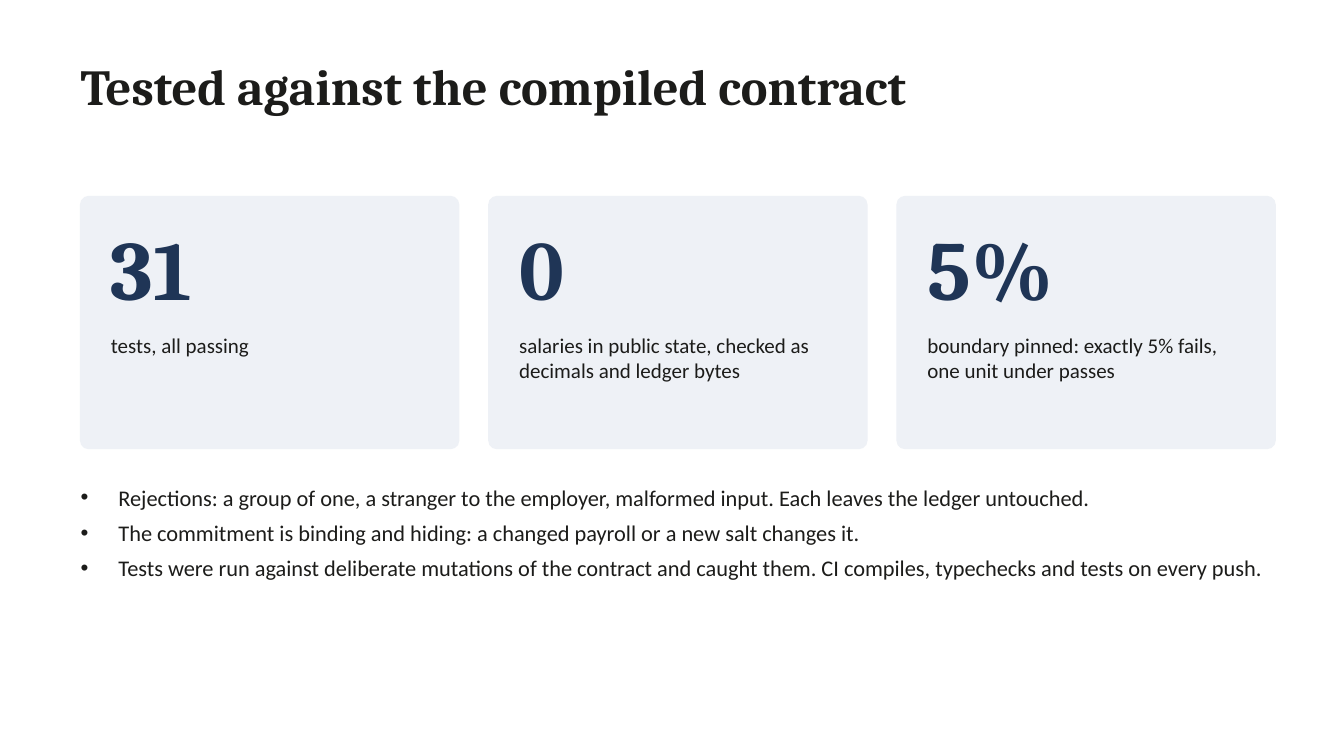
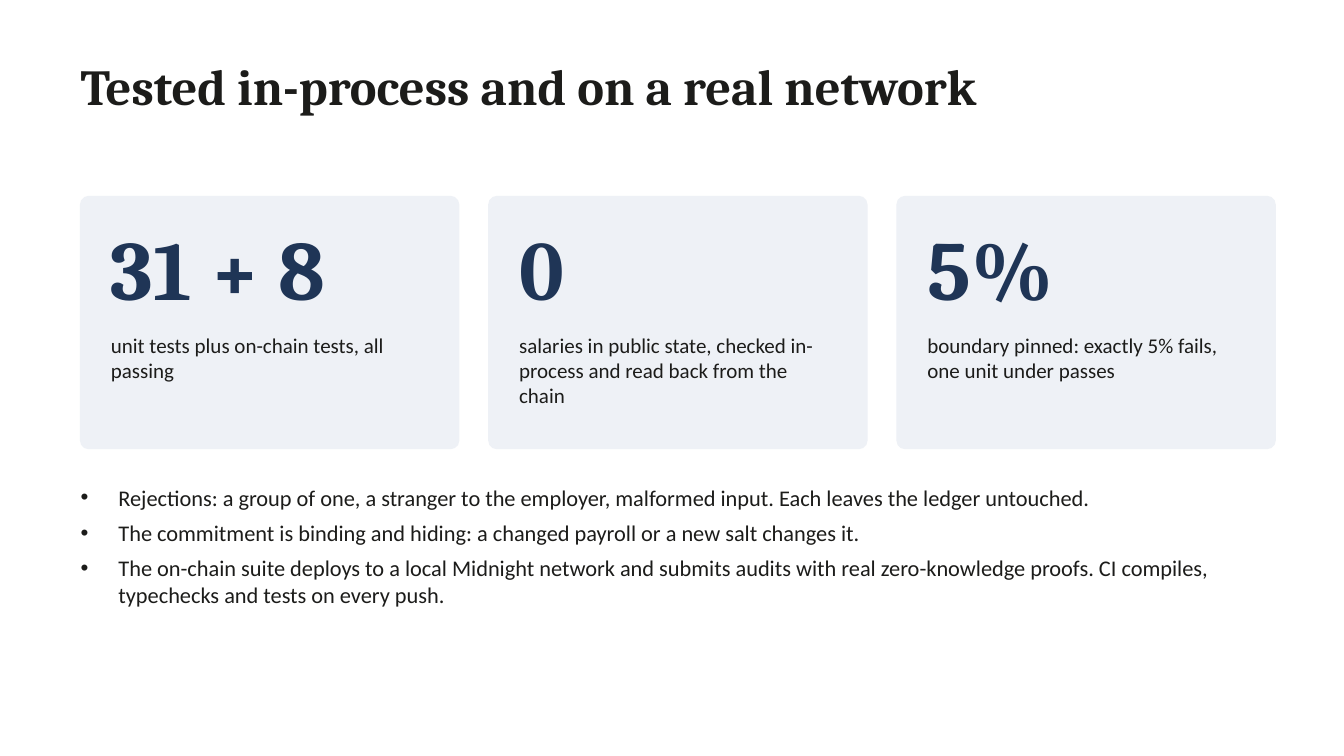
Before and after one commit to 56steve/pay-parity, a slide deck: slide 6 of docs/pay-parity-deck.pptx. Drawn at 1344x756 pixels with LibreOffice and Linux fonts; fonts in the diff are those of the drawing. Boxes give left, top, right and bottom in pixels: in the first picture for what was removed or moved away, otherwise in the second. Text is boxed around its words. In the diff, an @@ line names an element or a change of style, - is before the commit and + after.

```diff
--- a/docs/pay-parity-deck.pptx
+++ b/docs/pay-parity-deck.pptx
@@ text at [81, 70, 976, 116]: text changed @@
-Tested against the compiled contract
+Tested in-process and on a real network
@@ text at [111, 243, 326, 301]: text changed @@
-31
+31 + 8
@@ text at [111, 338, 384, 382]: text changed @@
-tests, all passing
+unit tests plus on-chain tests, all passing
@@ text at [519, 338, 813, 403]: text changed @@
-salaries in public state, checked as decimals and ledger bytes
+salaries in public state, checked in-process and read back from the chain
@@ text at [118, 560, 1208, 607]: text changed @@
-• Tests were run against deliberate mutations of the contract and caught them. CI compiles, typechecks and tests on every push.
+• The on-chain suite deploys to a local Midnight network and submits audits with real zero-knowledge proofs. CI compiles, typechecks and tests on every push.
```
Also in this commit, not shown: 1 other slide changed, 2 other files.
